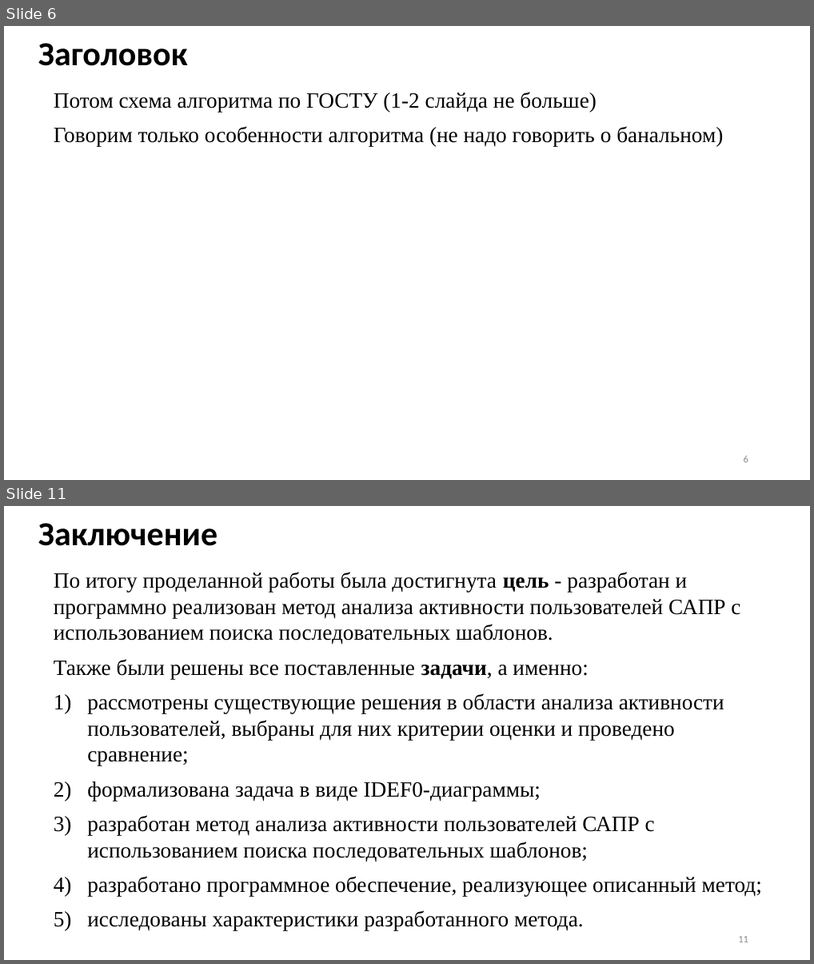
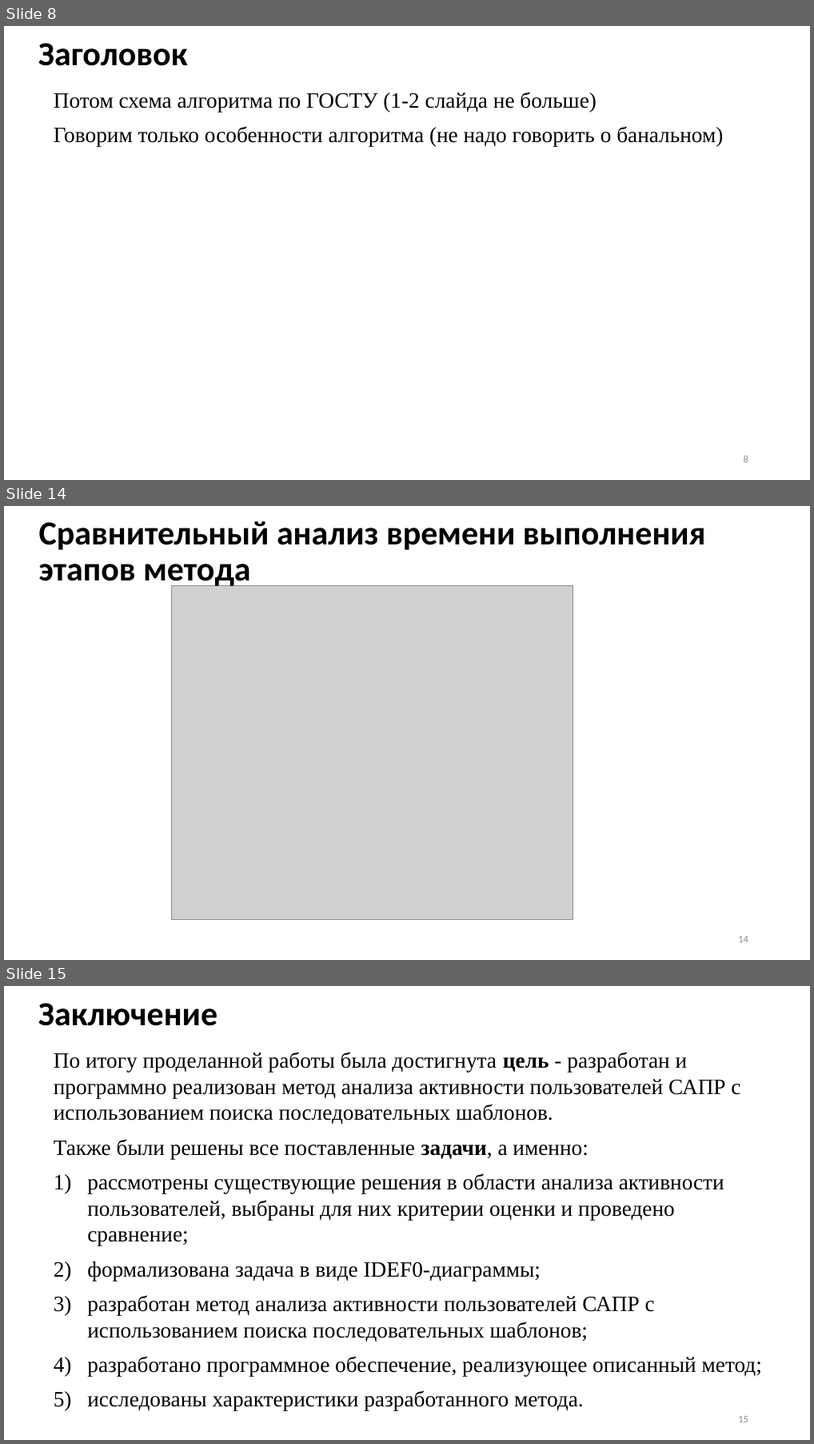
Before and after one commit to Inlucker/8semestr, a slide deck: ВКР/Презентация/ПронинАС_ВКР_презентация.pptx. Shown one above the other, each under a label of ours: slides 6 and 11 before the commit, slides 8, 14 and 15 after it; the slides between them are not shown. The pictures are 814x964 and 814x1444 pixels, drawn with LibreOffice and Linux fonts; fonts in the diff are those of the drawing; grey boxes stand for pictures. Boxes give left, top, right and bottom in pixels: in the first picture for what was removed or moved away, otherwise in the second. Text is boxed around its words. In the diff, an @@ line names an element or a change of style, - is before the commit and + after.

```diff
--- a/ВКР/Презентация/ПронинАС_ВКР_презентация.pptx
+++ b/ВКР/Презентация/ПронинАС_ВКР_презентация.pptx
@@ slide 14 added at [4, 506, 810, 960], background #FFFFFF @@
@@ text added at [39, 521, 706, 589], 40 pt, text #000000, bold @@
+Сравнительный анализ времени выполнения этапов метода
@@ picture added at [171, 585, 574, 919] @@
@@ page number added at [738, 936, 749, 942], 12 pt, text #8C8C8C @@
+14
@@ what was slide 6 is now slide 8 @@
@@ what was slide 11 is now slide 15 @@
@@ page number at [738, 1416, 749, 1422]: text changed @@
-11
+15
```
Also in this commit, not shown: 5 slides changed, 6 other slides added, 3 slides removed, 14 other files.
